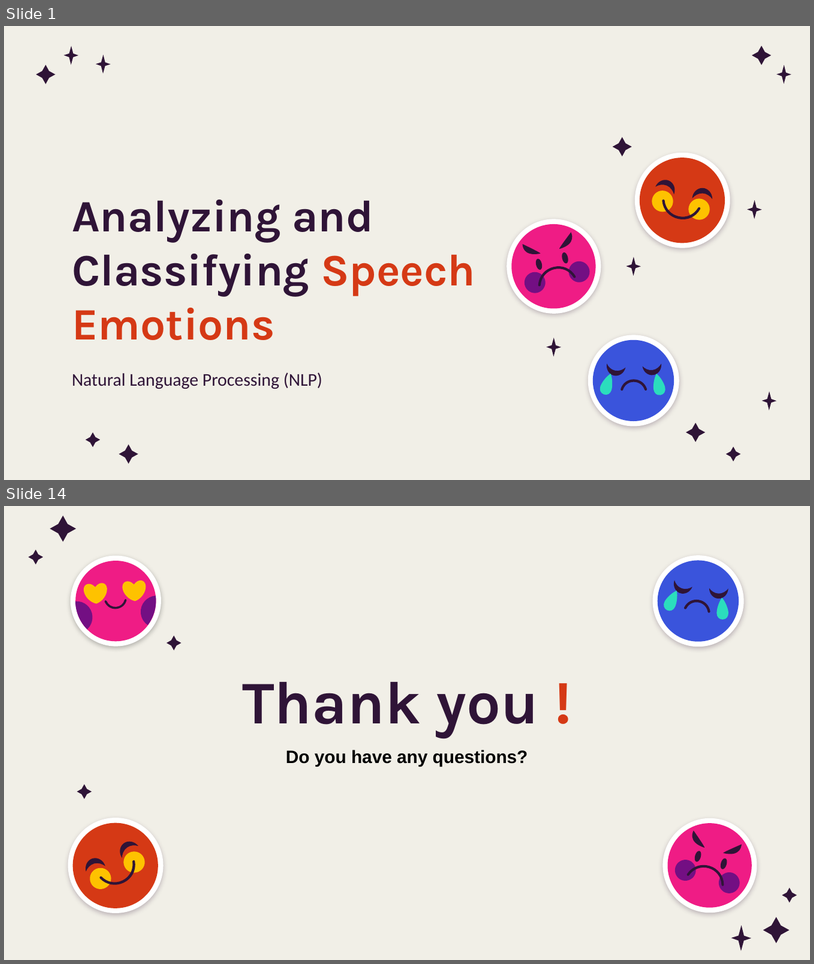
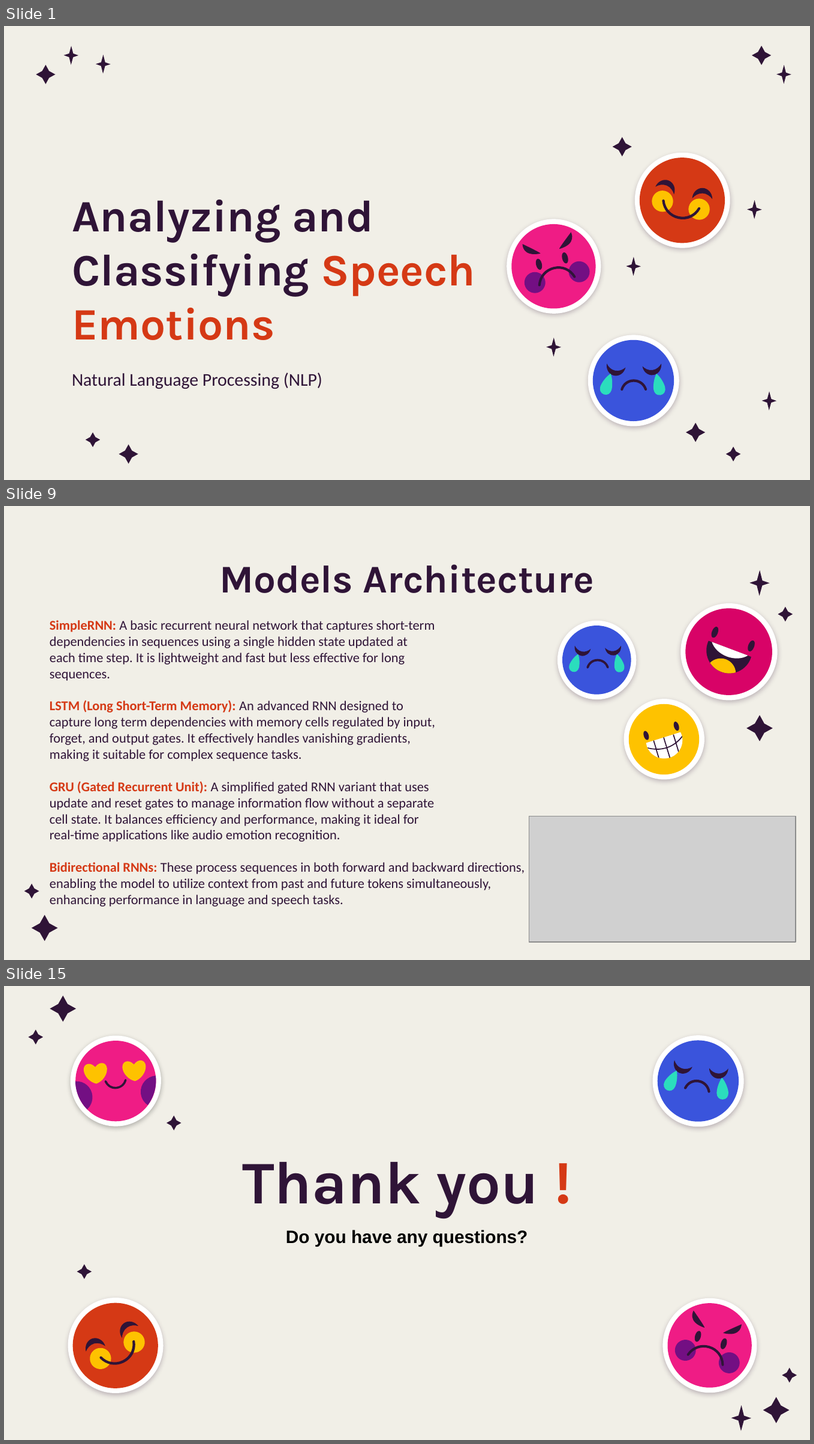
Before and after one commit to Dalia222/analyzing-speach-emotions, a slide deck: ppt.pptx. Shown one above the other, each under a label of ours: slides 1 and 14 before the commit, slides 1, 9 and 15 after it; the slides between them are not shown. The pictures are 814x964 and 814x1444 pixels, drawn with LibreOffice and Linux fonts; fonts in the diff are those of the drawing; grey boxes stand for pictures; background and template pictures are left out. Boxes give left, top, right and bottom in pixels: in the first picture for what was removed or moved away, otherwise in the second. Text is boxed around its words. In the diff, an @@ line names an element or a change of style, - is before the commit and + after.

```diff
--- a/ppt.pptx
+++ b/ppt.pptx
@@ slide 9 added at bbox=[4, 506, 810, 960], background picture (left out) @@
@@ title added at bbox=[219, 564, 594, 593], 35 pt, text #2F1437, bold @@
+Models Architecture
@@ subtitle added at bbox=[50, 620, 525, 906], 12 pt, text #2F1437 @@
+SimpleRNN: A basic recurrent neural network that captures short-term
+dependencies in sequences using a single hidden state updated at
+each time step. It is lightweight and fast but less effective for long
+sequences.
+LSTM (Long Short-Term Memory): An advanced RNN designed to
+capture long term dependencies with memory cells regulated by input,
+forget, and output gates. It effectively handles vanishing gradients,
+making it suitable for complex sequence tasks.
+GRU (Gated Recurrent Unit): A simplified gated RNN variant that uses
+update and reset gates to manage information flow without a separate
+cell state. It balances efficiency and performance, making it ideal for
+real-time applications like audio emotion recognition.
+Bidirectional RNNs: These process sequences in both forward and backward directions, enabling the model to utilize context from past and future tokens simultaneously, enhancing performance in language and speech tasks.
@@ group added at bbox=[674, 596, 786, 708]: 7 freeform shapes @@
@@ group added at bbox=[549, 611, 645, 708]: 7 freeform shapes @@
@@ group added at bbox=[626, 700, 702, 777]: 6 freeform shapes @@
@@ picture added at bbox=[529, 816, 796, 942] @@
@@ group added at bbox=[24, 570, 792, 940]: 5 freeform shapes @@
@@ what was slide 14 is now slide 15 @@
```
Also in this commit, not shown: 5 slides changed, 7 other slides added, 7 slides removed, 1 other file.
